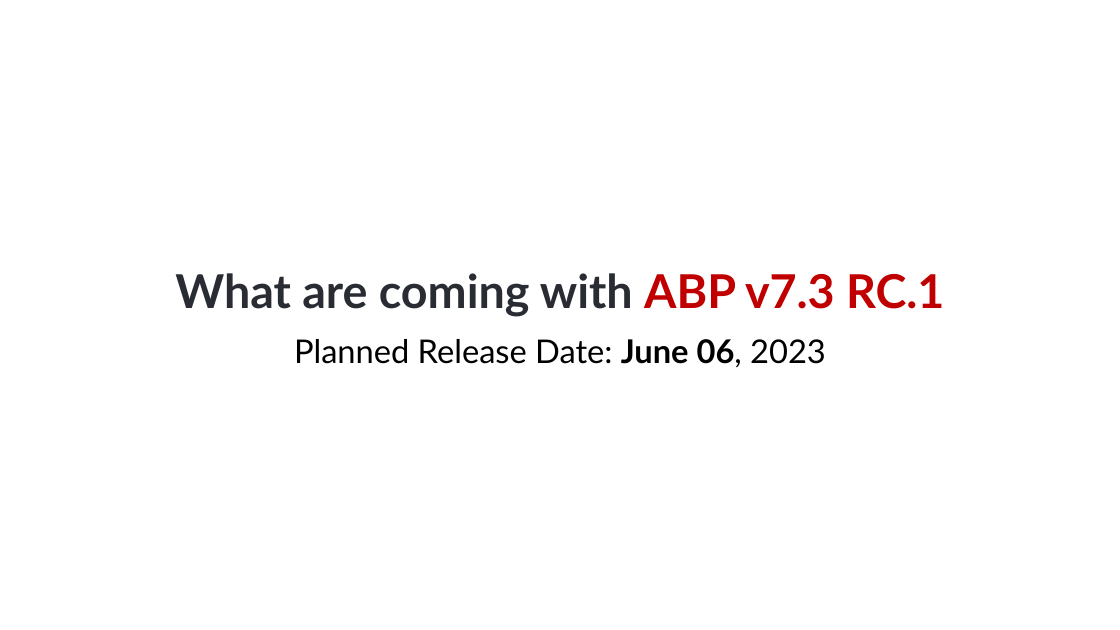
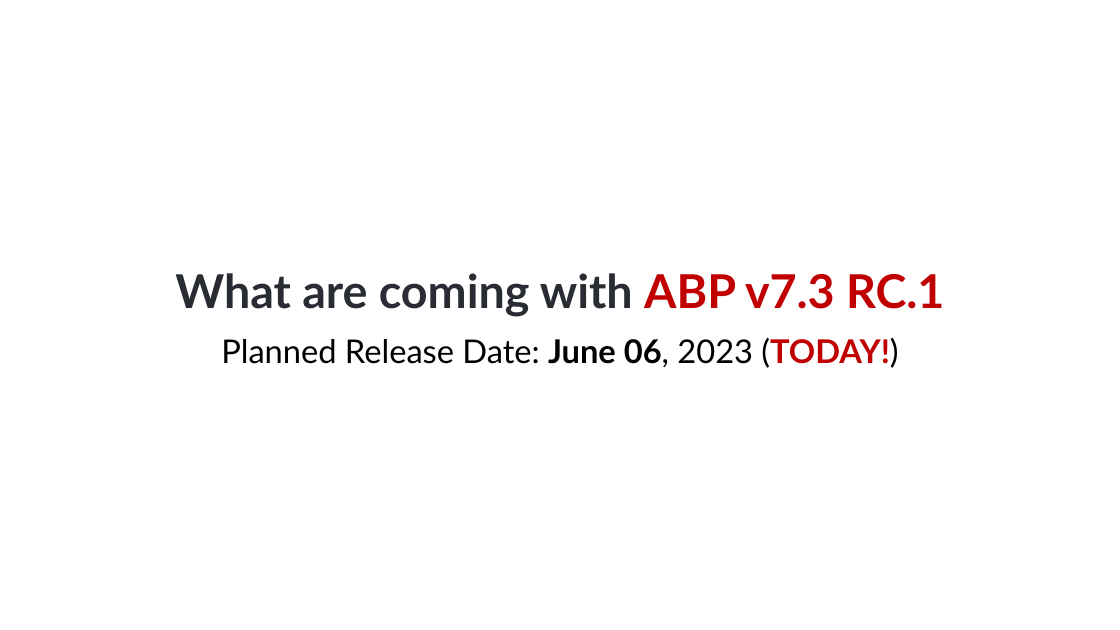
Before and after one commit to hikalkan/presentations, a slide deck: slide 2 of 2023-05-30 ABP Community Talks 2023.4/ABP Comm Talks 2023.4.pptx. Drawn at 1120x630 pixels with LibreOffice and Linux fonts; fonts in the diff are those of the drawing; background and template pictures are left out. Boxes give left, top, right and bottom in pixels: in the first picture for what was removed or moved away, otherwise in the second. Text is boxed around its words. In the diff, an @@ line names an element or a change of style, - is before the commit and + after.

```diff
--- a/2023-05-30 ABP Community Talks 2023.4/ABP Comm Talks 2023.4.pptx
+++ b/2023-05-30 ABP Community Talks 2023.4/ABP Comm Talks 2023.4.pptx
@@ subtitle at (x1=221, y1=338, x2=898, y2=368): text changed @@
-Planned Release Date: June 06, 2023
+Planned Release Date: June 06, 2023 (TODAY!)
```
